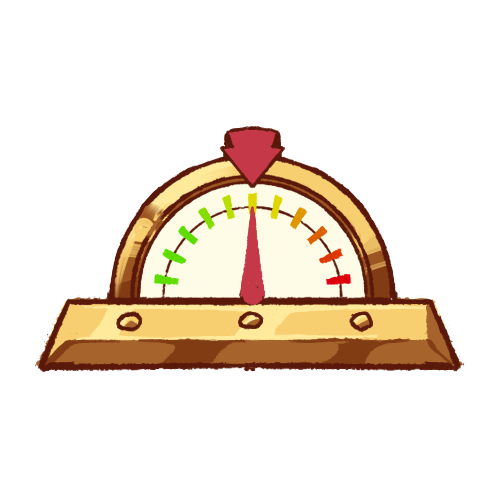
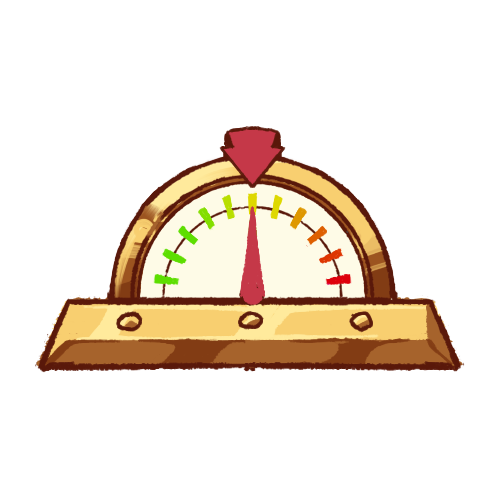
Two versions of the same layered image (500x500). Layer-by-layer changes:
painted on "Marcas" over [115, 159, 393, 300]
added layer "linea" in group "BalanzaMovil" over [115, 159, 393, 300]
added layer "blanco" in group "BalanzaMovil" over [115, 159, 393, 300]
